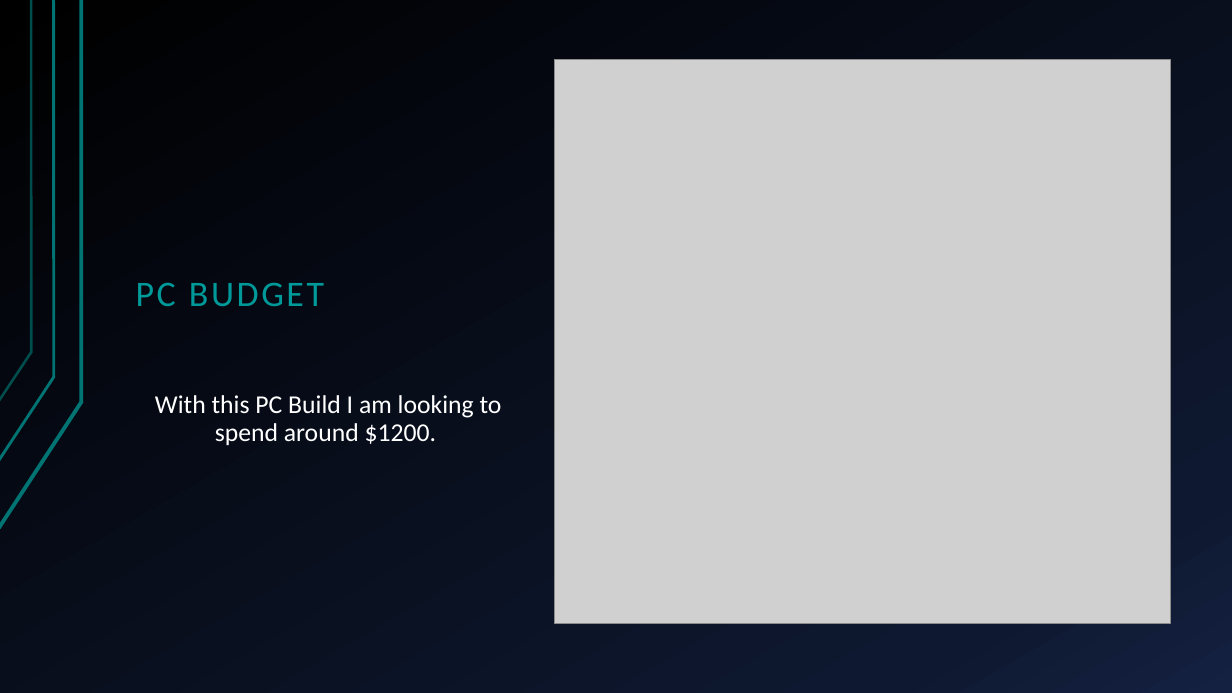
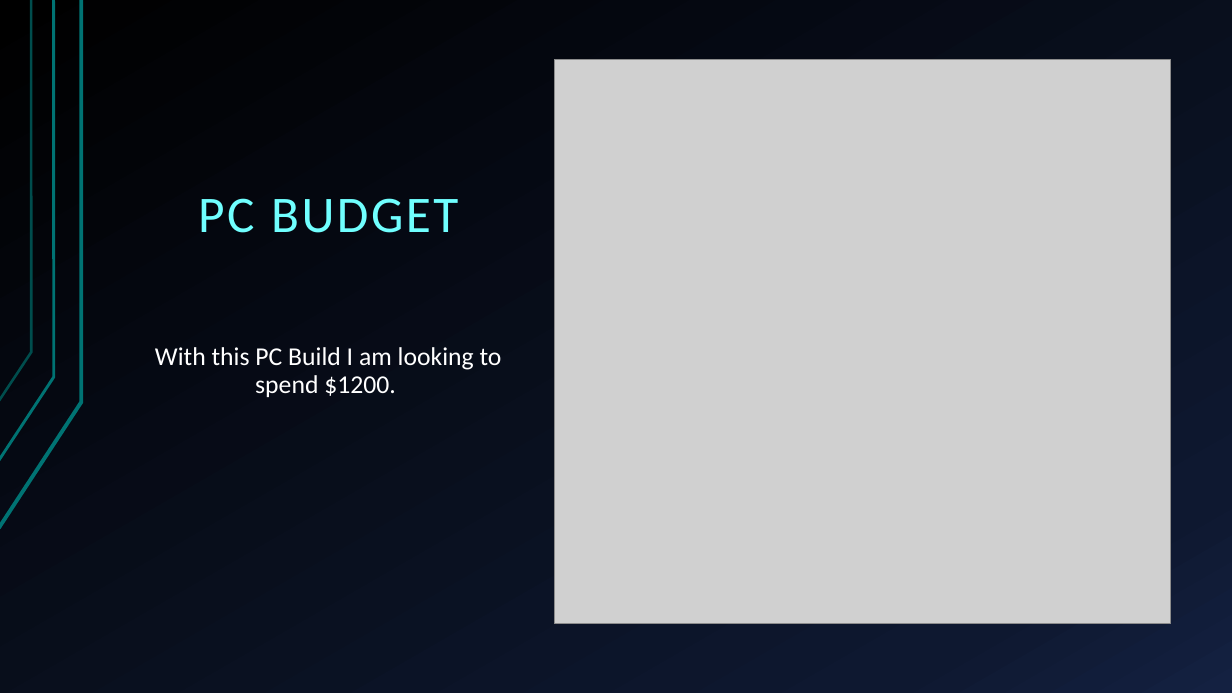
Before and after one commit to Ploppa-Smurph/ctec112_IT_HardwareSupport, a slide deck: slide 3 of buildPC.pptx. Drawn at 1232x693 pixels with LibreOffice and Linux fonts; fonts in the diff are those of the drawing; grey boxes stand for pictures. Boxes give left, top, right and bottom in pixels: in the first picture for what was removed or moved away, otherwise in the second. Text is boxed around its words. In the diff, an @@ line names an element or a change of style, - is before the commit and + after.

Commit message:
worked on buildPC powerpoint

```diff
--- a/buildPC.pptx
+++ b/buildPC.pptx
@@ title "PC BUDGET": place and size @@
-title "PC BUDGET" at box(136, 282, 324, 306)
+title "PC BUDGET" at box(198, 198, 458, 233)
@@ title "PC BUDGET" at box(198, 198, 458, 233): size 28 to 40 pt, text colour #009999 to #70FFFF; alignment left to centre @@
@@ text at box(155, 347, 502, 397): text changed @@
-With this PC Build I am looking to spend around $1200.
+With this PC Build I am looking to spend $1200.
```
Also in this commit, not shown: 2 other slides changed, 9 slides added, 7 slides removed, 1 other file.
